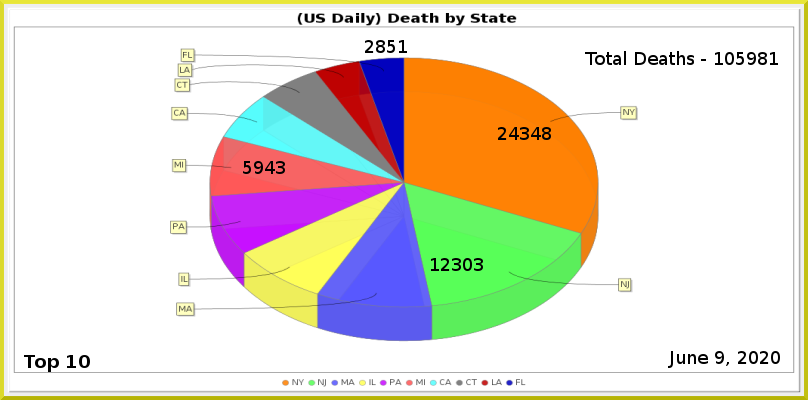
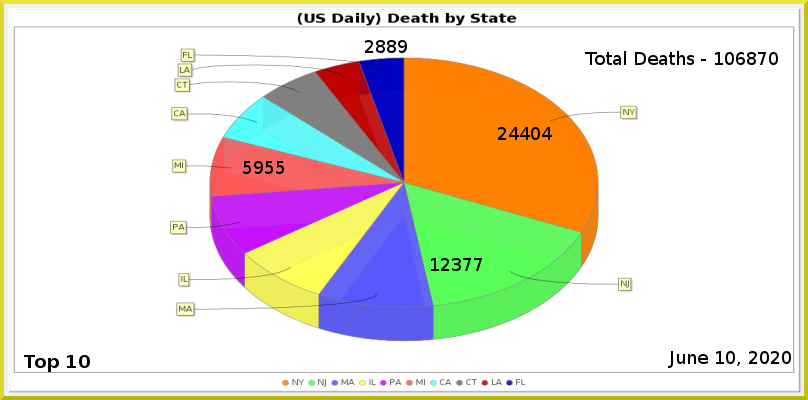
Comparing the layer stacks of the two 808px x 400px images. Changes:
painted on "Least" over [387, 40, 407, 53]
painted on "MI" over [265, 161, 285, 174]
painted on "NJ" over [463, 258, 483, 271]
painted on "NY" over [520, 127, 552, 140]
renamed "Total Deaths - 105981" to "Total Deaths - 106870", painted on it over [736, 52, 778, 65]
painted on "Current Date" over [715, 351, 791, 366]
painted on "Death_by_State.png" over [170, 48, 638, 342]
